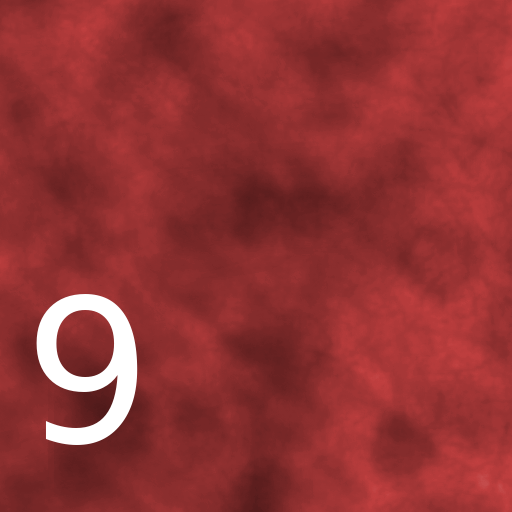
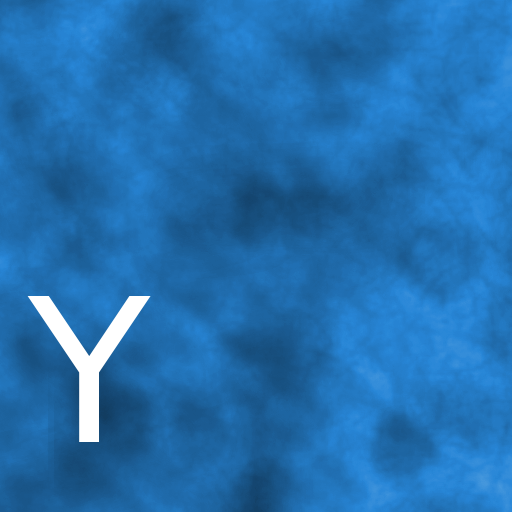
Layered file, before and after one edit (512px x 512px). Changes by layer:
added group "Y" with 1 layers above "9" over [27, 296, 151, 442]
added layer "text1 #17" in group "Y" over [27, 296, 151, 442]
hid group "9" (1 layers) over [36, 294, 138, 445]
hid "selected" over [0, 0, 512, 512]
showed "background" over [0, 0, 512, 512]
